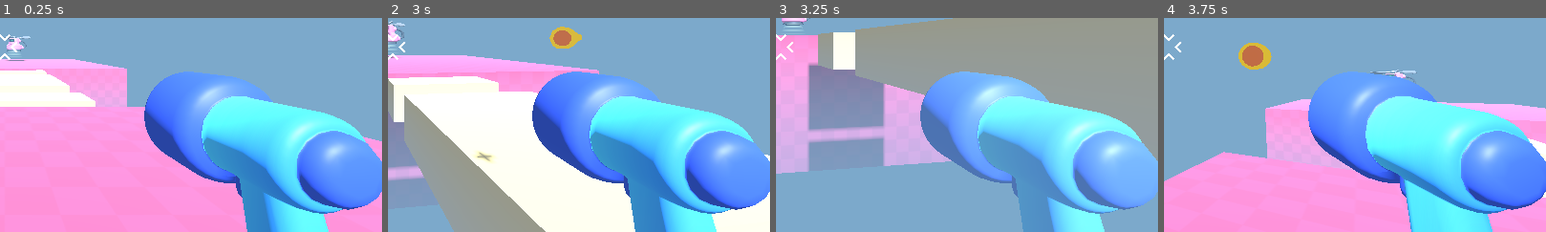
Above: before the commit, frames 1-4 (left to right).
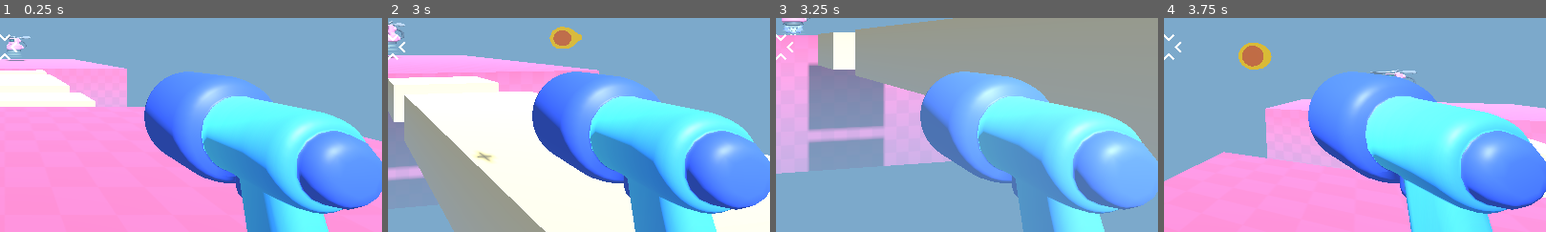
Above: after the commit, the same moments.

Repository: nesherson/survivor-arena-fps
Game: Godot game, scene res://scenes/game/game.tscn
Same seed, same stepped clock (60 frames per second), same inputs: the game is played once before the commit and once after it.
Inputs (mouse positions are % of the whole screen's width and height, from its top left):
- Up to frame 1 (0.25 s): no input
- Up to frame 2 (3 s): tap Enter at 0.5 s; move the mouse to (49, 52) at 0.52 s; press the mouse at (49, 52) at 0.53 s; hold W (move_forward) 0.53-2.78 s; tap Space (jump) at 0.77, 1.52 s; move the mouse to (57, 51) at 1.27 s; release the mouse at (57, 51) at 1.28 s; click (57, 51) at 1.35 s; move the mouse to (42, 49) at 2.02 s; press the mouse at (42, 49) at 2.03 s; move the mouse to (51, 50) at 2.77 s; release the mouse at (51, 50) at 2.78 s; hold A (move_left) from 2.78 s (still down); click (51, 50) at 2.85 s
- Up to frame 3 (3.25 s): keep holding A (move_left); tap Space (jump) at 3.02 s
- Up to frame 4 (3.75 s): move the mouse to (46, 48) at 3.52 s; release A (move_left) at 3.53 s; press the mouse at (46, 48) at 3.53 s; hold W (move_forward) from 3.53 s (still down)
The pictures show only the part of the screen within x 49-99%, y 43-93%; the shares and areas given below are measured in that part.

Frames 1-2 are identical in both runs. In frame 3, 0.1% of the frame differs, in the area x 2-7%, y 3-9%; in frame 4, nothing differs.

Commit message:
Shrink enemy on death

Diff:
--- a/mob/bat/bat_model.tscn
+++ b/mob/bat/bat_model.tscn
@@ -126,6 +126,18 @@
 "update": 0,
 "values": [Color(1, 1, 1, 1)]
 }
+tracks/2/type = "value"
+tracks/2/imported = false
+tracks/2/enabled = true
+tracks/2/path = NodePath(".:scale")
+tracks/2/interp = 1
+tracks/2/loop_wrap = true
+tracks/2/keys = {
+"times": PackedFloat32Array(0),
+"transitions": PackedFloat32Array(1),
+"update": 0,
+"values": [Vector3(1, 1, 1)]
+}
 
 [sub_resource type="AnimationLibrary" id="AnimationLibrary_2h6wp"]
 _data = {
@@ -160,47 +172,83 @@
 "values": [Color(1, 1, 1, 1), Color(1, 0, 0.0784314, 1), Color(1, 1, 1, 1)]
 }
 
+[sub_resource type="Animation" id="Animation_scfiv"]
+resource_name = "shrink"
+length = 0.75
+tracks/0/type = "value"
+tracks/0/imported = false
+tracks/0/enabled = true
+tracks/0/path = NodePath(".:scale")
+tracks/0/interp = 1
+tracks/0/loop_wrap = true
+tracks/0/keys = {
+"times": PackedFloat32Array(0, 0.75),
+"transitions": PackedFloat32Array(1, 1),
+"update": 0,
+"values": [Vector3(1, 1, 1), Vector3(0.01, 0.01, 0.01)]
+}
+
 [sub_resource type="AnimationLibrary" id="AnimationLibrary_scfiv"]
 _data = {
-&"hurt": SubResource("Animation_shx3p")
-}
+&"hurt": SubResource("Animation_shx3p"),
+&"shrink": SubResource("Animation_scfiv")
+}
+
+[sub_resource type="AnimationNodeBlend2" id="AnimationNodeBlend2_vgr6s"]
 
 [sub_resource type="AnimationNodeAnimation" id="AnimationNodeAnimation_030dj"]
 animation = &"custom/hurt"
 
+[sub_resource type="AnimationNodeAnimation" id="AnimationNodeAnimation_shx3p"]
+animation = &"Idle"
+
 [sub_resource type="AnimationNodeAnimation" id="AnimationNodeAnimation_vgr6s"]
 animation = &"Idle"
 
 [sub_resource type="AnimationNodeOneShot" id="AnimationNodeOneShot_shx3p"]
 mix_mode = 1
 
+[sub_resource type="AnimationNodeOneShot" id="AnimationNodeOneShot_scfiv"]
+
+[sub_resource type="AnimationNodeAnimation" id="AnimationNodeAnimation_qf8hm"]
+animation = &"custom/shrink"
+
 [sub_resource type="AnimationNodeBlendTree" id="AnimationNodeBlendTree_030dj"]
-graph_offset = Vector2(-531, 19)
+graph_offset = Vector2(-747.875, -90.8068)
+nodes/Blend2/node = SubResource("AnimationNodeBlend2_vgr6s")
+nodes/Blend2/position = Vector2(304.233, 71.7766)
 nodes/Hurt/node = SubResource("AnimationNodeAnimation_030dj")
-nodes/Hurt/position = Vector2(-380, 240)
+nodes/Hurt/position = Vector2(-380, 100)
 nodes/Idle/node = SubResource("AnimationNodeAnimation_vgr6s")
-nodes/Idle/position = Vector2(-380, 60)
-nodes/OneShot/node = SubResource("AnimationNodeOneShot_shx3p")
-nodes/OneShot/position = Vector2(-40, 60)
-node_connections = [&"OneShot", 0, &"Idle", &"OneShot", 1, &"Hurt", &"output", 0, &"OneShot"]
+nodes/Idle/position = Vector2(-380, -80)
+"nodes/Idle 2/node" = SubResource("AnimationNodeAnimation_shx3p")
+"nodes/Idle 2/position" = Vector2(-380, 300)
+nodes/IdleHurt/node = SubResource("AnimationNodeOneShot_shx3p")
+nodes/IdleHurt/position = Vector2(-40, -80)
+nodes/IdleShrink/node = SubResource("AnimationNodeOneShot_scfiv")
+nodes/IdleShrink/position = Vector2(-120, 300)
+nodes/Shrink/node = SubResource("AnimationNodeAnimation_qf8hm")
+nodes/Shrink/position = Vector2(-380, 480)
+nodes/output/position = Vector2(680, 160)
+node_connections = [&"Blend2", 0, &"IdleHurt", &"Blend2", 1, &"IdleShrink", &"IdleHurt", 0, &"Idle", &"IdleHurt", 1, &"Hurt", &"IdleShrink", 0, &"Idle 2", &"IdleShrink", 1, &"Shrink", &"output", 0, &"Blend2"]
 
 [node name="bat_model" instance=ExtResource("1_1he7g")]
 script = ExtResource("2_vgr6s")
 
 [node name="Skeleton3D" parent="Armature" index="0"]
-bones/0/position = Vector3(0, -0.0074, 0)
-bones/1/rotation = Quaternion(-0.0286549, 0.188485, -0.686718, 0.701478)
-bones/2/rotation = Quaternion(-0.0560155, -0.016041, 0.274838, 0.959723)
-bones/3/rotation = Quaternion(0.0412136, 0.059985, 0.264753, 0.961566)
-bones/4/rotation = Quaternion(-0.0286549, -0.188485, 0.686718, 0.701478)
-bones/5/rotation = Quaternion(-0.0560155, 0.016041, -0.274838, 0.959723)
-bones/6/rotation = Quaternion(0.0412136, -0.059985, -0.264753, 0.961566)
+bones/0/position = Vector3(0, 0.0123449, 0)
+bones/1/rotation = Quaternion(0.0673593, 0.0937215, -0.683365, 0.720896)
+bones/2/rotation = Quaternion(0.0914249, 0.0327311, 0.332804, 0.937983)
+bones/3/rotation = Quaternion(0.154855, 0.103753, 0.320134, 0.928854)
+bones/4/rotation = Quaternion(0.0673593, -0.0937215, 0.683365, 0.720896)
+bones/5/rotation = Quaternion(0.0914249, -0.0327311, -0.332804, 0.937983)
+bones/6/rotation = Quaternion(0.154855, -0.103753, -0.320134, 0.928854)
 bones/7/position = Vector3(0.130992, -0.227392, -0.0878515)
 bones/7/rotation = Quaternion(0.261968, 0.0834552, 0.265751, 0.924005)
-bones/8/rotation = Quaternion(3.84334e-08, 0.690882, 0.722967, 1.64515e-08)
+bones/8/rotation = Quaternion(3.8577e-08, 0.702774, 0.711413, 2.282e-08)
 bones/10/position = Vector3(-0.130992, -0.227392, -0.0878515)
 bones/10/rotation = Quaternion(0.261968, -0.0834552, -0.265751, 0.924005)
-bones/11/rotation = Quaternion(2.54238e-08, 0.690882, 0.722967, 3.63776e-08)
+bones/11/rotation = Quaternion(2.12151e-08, 0.702774, 0.711413, 3.50931e-08)
 
 [node name="bat" parent="Armature/Skeleton3D" index="0"]
 surface_material_override/0 = ExtResource("2_030dj")
@@ -216,6 +264,10 @@
 root_node = NodePath("%AnimationTree/..")
 tree_root = SubResource("AnimationNodeBlendTree_030dj")
 anim_player = NodePath("../AnimationPlayer")
-parameters/OneShot/active = false
-parameters/OneShot/internal_active = false
-parameters/OneShot/request = 0
+parameters/Blend2/blend_amount = 0.00738733
+parameters/IdleHurt/active = false
+parameters/IdleHurt/internal_active = 1.33333
+parameters/IdleHurt/request = 0.0
+parameters/IdleShrink/active = 0.0
+parameters/IdleShrink/internal_active = 0.0
+parameters/IdleShrink/request = 0.0
--- a/scenes/enemies/mob.tscn
+++ b/scenes/enemies/mob.tscn
@@ -20,7 +20,7 @@
 unique_name_in_owner = true
 
 [node name="Timer" type="Timer" parent="."]
-wait_time = 1.5
+wait_time = 0.75
 one_shot = true
 
 [node name="HurtSound" type="AudioStreamPlayer3D" parent="."]
--- a/scenes/game/game.tscn
+++ b/scenes/game/game.tscn
@@ -144,12 +144,11 @@
 [node name="MobSpawner" parent="." instance=ExtResource("5_lfrn8")]
 transform = Transform3D(1, 0, 0, 0, 1, 0, 0, 0, 1, 0, 0, -28)
 mob_to_spawn = ExtResource("4_kelw5")
-spawn_wait_time = 5.0
 
 [node name="MobSpawner2" parent="." instance=ExtResource("5_lfrn8")]
 transform = Transform3D(1, 0, 0, 0, 1, 0, 0, 0, 1, 0, 0, 29)
 mob_to_spawn = ExtResource("4_kelw5")
-spawn_wait_time = 3.5
+spawn_wait_time = 2.5
 
 [node name="ScoreLabel" type="Label" parent="."]
 unique_name_in_owner = true
--- a/scripts/enemies/bat_model.gd
+++ b/scripts/enemies/bat_model.gd
@@ -3,4 +3,9 @@
 @onready var animation_tree = %AnimationTree
 
 func hurt():
-	animation_tree.set("parameters/OneShot/request", true)
+	animation_tree.set("parameters/Blend2/blend_amount", 0.0)
+	animation_tree.set("parameters/IdleHurt/request", true)
+
+func death():
+	animation_tree.set("parameters/Blend2/blend_amount", 1.0)
+	animation_tree.set("parameters/IdleShrink/request", true)
--- a/scripts/enemies/mob.gd
+++ b/scripts/enemies/mob.gd
@@ -35,6 +35,7 @@
 		var random_upward_force = Vector3.UP * randf_range(1.0, 5.0)
 
 		apply_central_impulse(direction * 5.0 + random_upward_force)
+		bat_model.death()
 		timer.start()
 		died.emit()
 		death_sound.play()
Not shown: 1 places in mob/bat/bat_model.tscn that only renumber resources
